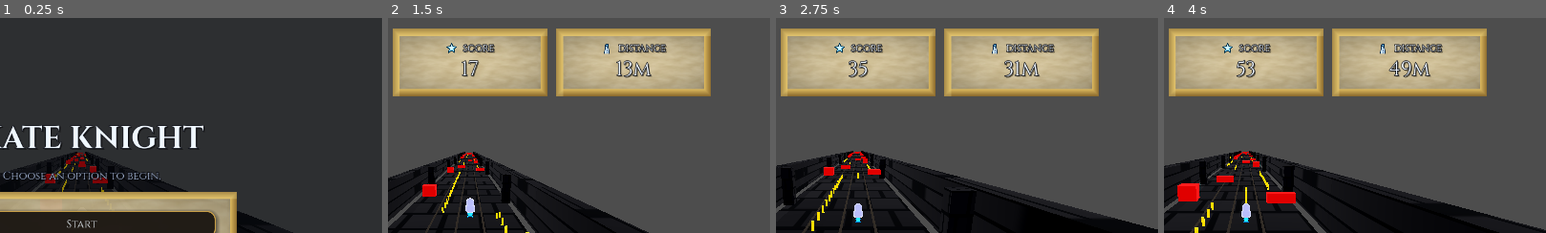
Above: before the commit, frames 1-4 (left to right).
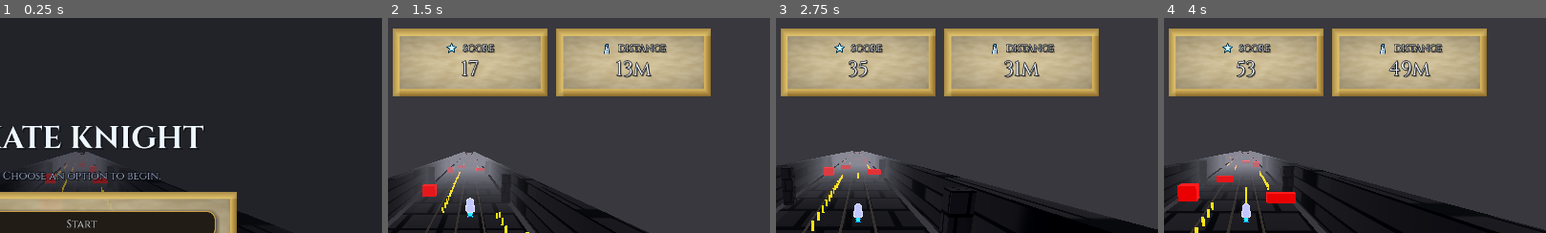
Above: after the commit, the same moments.

Repository: AlexXaya/SkateKnight
Game: Godot game, scene res://scenes/start_screen.tscn
Two runs of this game, one before a commit and one after it. Both use one fixed random seed, a clock stepped at 60 frames per second and the inputs below.
Inputs:
- Up to frame 1 (0.25 s): no input
- Up to frame 2 (1.5 s): click "Start" at 0.5 s; tap Enter at 1.25 s; hold Up from 1.28 s (still down); hold S (slide) from 1.28 s (still down)
- Up to frame 3 (2.75 s): keep holding Up; tap W (jump) at 1.52, 1.55, 1.82, 2.1, 2.27, 2.57 s; release S (slide) at 2.03 s; tap S (slide) at 2.3 s
- Up to frame 4 (4 s): keep holding Up; tap Shift (boost) at 2.85 s; tap W (jump) at 3.05, 3.77 s; tap S (slide) at 3.6 s
The pictures show only the part of the screen within x 39-89%, y 0-50%; the shares and areas given below are measured in that part.

The runs differ from the first frame. In frame 1, 2.5% of the frame differs, in the area x 6-32%, y 62-81%; in frame 2, 5.1%, in the area x 2-34%, y 62-88%; in frame 3, 4.4%; in frame 4, 4.2%.

Commit message:
Hook up coin/slide/hurt SFX and menu/game-over music
Adds coin pickup + slide + hurt SFX playback and supports distinct start-screen and game-over music tracks.

Co-authored-by: Cursor <cursoragent@cursor.com>

Diff:
--- a/scenes/default_env.tres
+++ b/scenes/default_env.tres
@@ -1,27 +1,24 @@
 [gd_resource type="Environment" format=3 uid="uid://d1q7x8n0s2f2k"]
 
-[ext_resource type="Texture2D" path="res://assets/hdri/roofless_ruins_4k.hdr" id="1_hdri"]
-
 [sub_resource type="PanoramaSkyMaterial" id="PanoramaSkyMaterial_1"]
-panorama = ExtResource("1_hdri")
 
 [sub_resource type="Sky" id="Sky_1"]
 sky_material = SubResource("PanoramaSkyMaterial_1")
 
 [resource]
 background_mode = 2
-background_sky = SubResource("Sky_1")
-background_sky_custom_fov = 70.0
 background_color = Color(0.0705882, 0.0901961, 0.129412, 1)
+sky = SubResource("Sky_1")
+sky_custom_fov = 70.0
 ambient_light_source = 2
 ambient_light_color = Color(0.3, 0.3, 0.35, 1)
 fog_enabled = true
+fog_mode = 1
 fog_light_color = Color(0.55, 0.55, 0.6, 1)
-fog_mode = 1
 fog_density = 0.95
+fog_aerial_perspective = 0.85
 fog_depth_begin = 18.0
 fog_depth_end = 85.0
-fog_aerial_perspective = 0.85
 volumetric_fog_enabled = true
 volumetric_fog_density = 0.015
 volumetric_fog_albedo = Color(0.85, 0.9, 1, 1)
--- a/scripts/hud.gd
+++ b/scripts/hud.gd
@@ -86,9 +86,11 @@
 	get_tree().paused = true
 	Input.mouse_mode = Input.MOUSE_MODE_VISIBLE
 
-	# Stop background music (we'll add game-over music later).
+	# Switch to game-over music.
 	var music := get_node_or_null("/root/Music")
-	if music != null and music.has_method("stop"):
+	if music != null and music.has_method("play_game_over"):
+		music.call("play_game_over")
+	elif music != null and music.has_method("stop"):
 		music.call("stop")
 
 	# Prevent pause menu from interfering while game over is shown.
@@ -361,9 +363,9 @@
 	restart.focus_mode = Control.FOCUS_ALL
 	restart.pressed.connect(func():
 		var music := get_node_or_null("/root/Music")
-		if music != null and music.has_method("stop"):
-			music.call("stop")
-		if music != null and music.has_method("play"):
+		if music != null and music.has_method("play_gameplay"):
+			music.call("play_gameplay")
+		elif music != null and music.has_method("play"):
 			music.call("play")
 		get_tree().paused = false
 		Input.mouse_mode = Input.MOUSE_MODE_CAPTURED
@@ -377,6 +379,9 @@
 	main_menu.pressed.connect(func():
 		get_tree().paused = false
 		Input.mouse_mode = Input.MOUSE_MODE_VISIBLE
+		var music := get_node_or_null("/root/Music")
+		if music != null and music.has_method("play_start_screen"):
+			music.call("play_start_screen")
 		get_tree().change_scene_to_file("res://scenes/start_screen.tscn")
 	)
 	v.add_child(main_menu)
--- a/scripts/music.gd
+++ b/scripts/music.gd
@@ -1,9 +1,12 @@
 extends Node
 
-@export var music_path: String = "res://Skateboard Knight Chase.mp3"
+@export var music_path: String = "res://Skateboard Knight Chase.mp3" # gameplay (legacy name)
+@export var start_screen_music_path: String = "res://Ramparts On Wheels.mp3"
+@export var game_over_music_path: String = "res://Ashen Crown.mp3"
 
 var _player: AudioStreamPlayer
 var _volume_linear: float = 0.85
+var _current_music_path: String = ""
 
 func _ready() -> void:
 	process_mode = Node.PROCESS_MODE_ALWAYS
@@ -15,18 +18,34 @@
 	_player.finished.connect(_on_finished)
 	add_child(_player)
 
-	_load_stream()
+	_load_stream(music_path)
 	set_volume_linear(_volume_linear)
 	play()
 
-func _load_stream() -> void:
-	if music_path.is_empty():
+func _load_stream(path: String) -> void:
+	if path.is_empty():
 		return
-	if not ResourceLoader.exists(music_path):
-		push_warning("Music file not found: %s" % music_path)
+	if not ResourceLoader.exists(path):
+		push_warning("Music file not found: %s" % path)
 		return
-	var s := load(music_path)
+	var s := load(path)
 	_player.stream = s
+	_current_music_path = path
+
+func _switch_to(path: String) -> void:
+	if _player == null:
+		return
+	if path.is_empty():
+		return
+	if path == _current_music_path and _player.stream != null:
+		play()
+		return
+
+	var was_playing := _player.playing
+	stop()
+	_load_stream(path)
+	if was_playing:
+		play()
 
 func _on_finished() -> void:
 	# Loop reliably regardless of stream type/import settings.
@@ -42,6 +61,15 @@
 	if _player:
 		_player.stop()
 
+func play_gameplay() -> void:
+	_switch_to(music_path)
+
+func play_start_screen() -> void:
+	_switch_to(start_screen_music_path)
+
+func play_game_over() -> void:
+	_switch_to(game_over_music_path)
+
 func set_volume_linear(v: float) -> void:
 	_volume_linear = clampf(v, 0.0, 1.0)
 	if _player:
--- a/scripts/pickup_coin.gd
+++ b/scripts/pickup_coin.gd
@@ -25,5 +25,8 @@
 		return
 	if body.has_method("add_coins"):
 		body.call("add_coins", amount)
+		var sfx := get_node_or_null("/root/Sfx")
+		if sfx != null and sfx.has_method("play_coin_pickup"):
+			sfx.call("play_coin_pickup")
 		_collected = true
 		queue_free()
--- a/scripts/player.gd
+++ b/scripts/player.gd
@@ -80,6 +80,9 @@
 		var now_ms := Time.get_ticks_msec()
 		if now_ms - _last_crash_ms >= crash_debounce_ms:
 			_last_crash_ms = now_ms
+			var sfx := get_node_or_null("/root/Sfx")
+			if sfx != null and sfx.has_method("play_hurt"):
+				sfx.call("play_hurt")
 			crashed.emit()
 		break
 
@@ -139,6 +142,9 @@
 func _begin_slide() -> void:
 	_is_sliding = true
 	_slide_t = slide_duration_s
+	var sfx := get_node_or_null("/root/Sfx")
+	if sfx != null and sfx.has_method("play_slide"):
+		sfx.call("play_slide")
 	# Scale visuals and collider to fit under “high” obstacles.
 	_visual.scale.y = slide_height_scale
 	var shape := _collider.shape
--- a/scripts/sfx.gd
+++ b/scripts/sfx.gd
@@ -1,9 +1,15 @@
 extends Node
 
 @export var jump_sfx_path: String = "res://Jump_sfx.mp3"
+@export var coin_pickup_sfx_path: String = "res://picking-up-items.mp3"
+@export var slide_sfx_path: String = "res://dash.mp3"
+@export var hurt_sfx_path: String = "res://classic_hurt_7UuVwoL.mp3"
 
 var _player: AudioStreamPlayer
 var _jump_stream: AudioStream
+var _coin_pickup_stream: AudioStream
+var _slide_stream: AudioStream
+var _hurt_stream: AudioStream
 var _volume_linear: float = 0.9
 
 func _ready() -> void:
@@ -25,10 +31,43 @@
 	else:
 		_jump_stream = null
 
+	if not coin_pickup_sfx_path.is_empty() and ResourceLoader.exists(coin_pickup_sfx_path):
+		_coin_pickup_stream = load(coin_pickup_sfx_path)
+	else:
+		_coin_pickup_stream = null
+
+	if not slide_sfx_path.is_empty() and ResourceLoader.exists(slide_sfx_path):
+		_slide_stream = load(slide_sfx_path)
+	else:
+		_slide_stream = null
+
+	if not hurt_sfx_path.is_empty() and ResourceLoader.exists(hurt_sfx_path):
+		_hurt_stream = load(hurt_sfx_path)
+	else:
+		_hurt_stream = null
+
 func play_jump() -> void:
 	if _player == null or _jump_stream == null:
 		return
 	_player.stream = _jump_stream
+	_player.play()
+
+func play_coin_pickup() -> void:
+	if _player == null or _coin_pickup_stream == null:
+		return
+	_player.stream = _coin_pickup_stream
+	_player.play()
+
+func play_slide() -> void:
+	if _player == null or _slide_stream == null:
+		return
+	_player.stream = _slide_stream
+	_player.play()
+
+func play_hurt() -> void:
+	if _player == null or _hurt_stream == null:
+		return
+	_player.stream = _hurt_stream
 	_player.play()
 
 func set_volume_linear(v: float) -> void:
--- a/scripts/start_screen.gd
+++ b/scripts/start_screen.gd
@@ -23,7 +23,9 @@
 
 	# Ensure music is playing on the menu.
 	var music := get_node_or_null("/root/Music")
-	if music != null and music.has_method("play"):
+	if music != null and music.has_method("play_start_screen"):
+		music.call("play_start_screen")
+	elif music != null and music.has_method("play"):
 		music.call("play")
 
 	_spawn_preview()
@@ -387,6 +389,9 @@
 	_started = true
 	Input.mouse_mode = Input.MOUSE_MODE_CAPTURED
 	get_tree().paused = false
+	var music := get_node_or_null("/root/Music")
+	if music != null and music.has_method("play_gameplay"):
+		music.call("play_gameplay")
 	get_tree().change_scene_to_file(game_scene_path)
 
 func _show_settings() -> void:
Not shown, added: materials/bridge_brick_dark_grey.gdshader.uid
Not shown: 1 places in materials/bridge_brick_dark_grey.tres that only renumber resources
